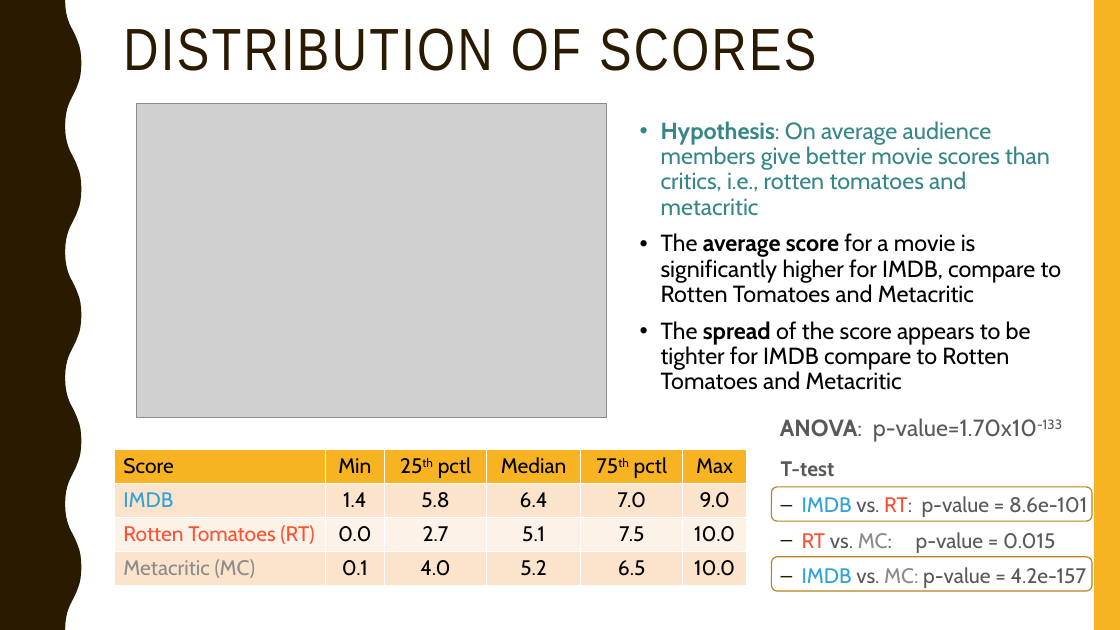
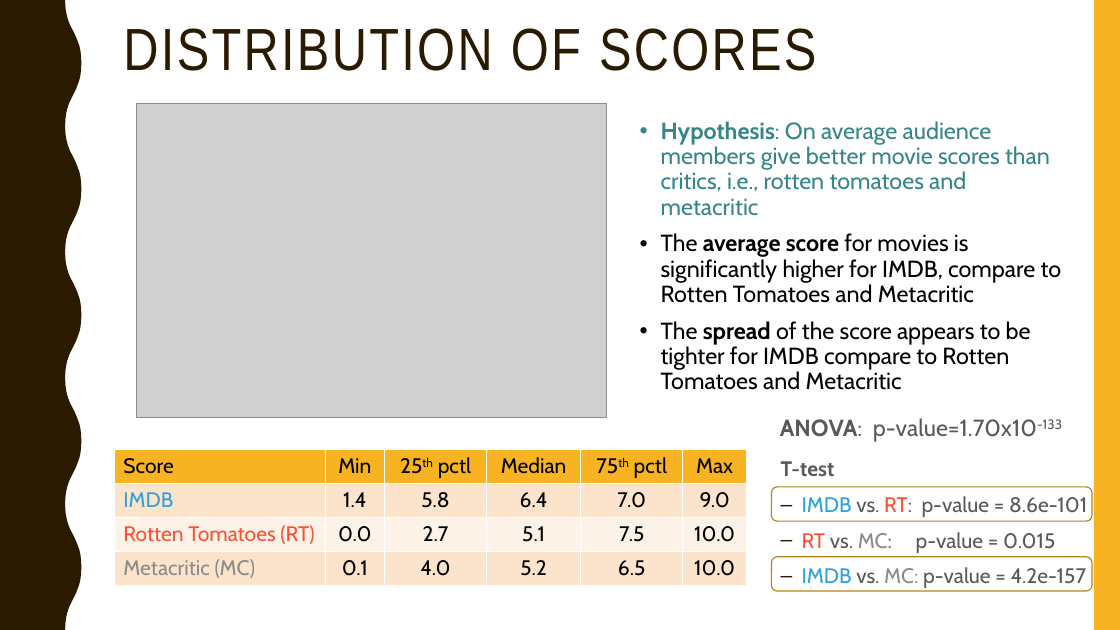
Before and after one commit to davidneedsmorecoffee/movie-trends, a slide deck: slide 7 of movie_trends__ar_dl_nm_rh.pptx. Drawn at 1120x630 pixels with LibreOffice and Linux fonts; fonts in the diff are those of the drawing; grey boxes stand for pictures. Boxes give left, top, right and bottom in pixels: in the first picture for what was removed or moved away, otherwise in the second. Text is boxed around its words. In the diff, an @@ line names an element or a change of style, - is before the commit and + after.

Commit message:
fixed one spelling error

```diff
--- a/movie_trends__ar_dl_nm_rh.pptx
+++ b/movie_trends__ar_dl_nm_rh.pptx
@@ text at [661, 233, 1062, 303]: text changed @@
-• The average score for a movie is significantly higher for IMDB, compare to Rotten Tomatoes and Metacritic
+• The average score for movies is significantly higher for IMDB, compare to Rotten Tomatoes and Metacritic
```
